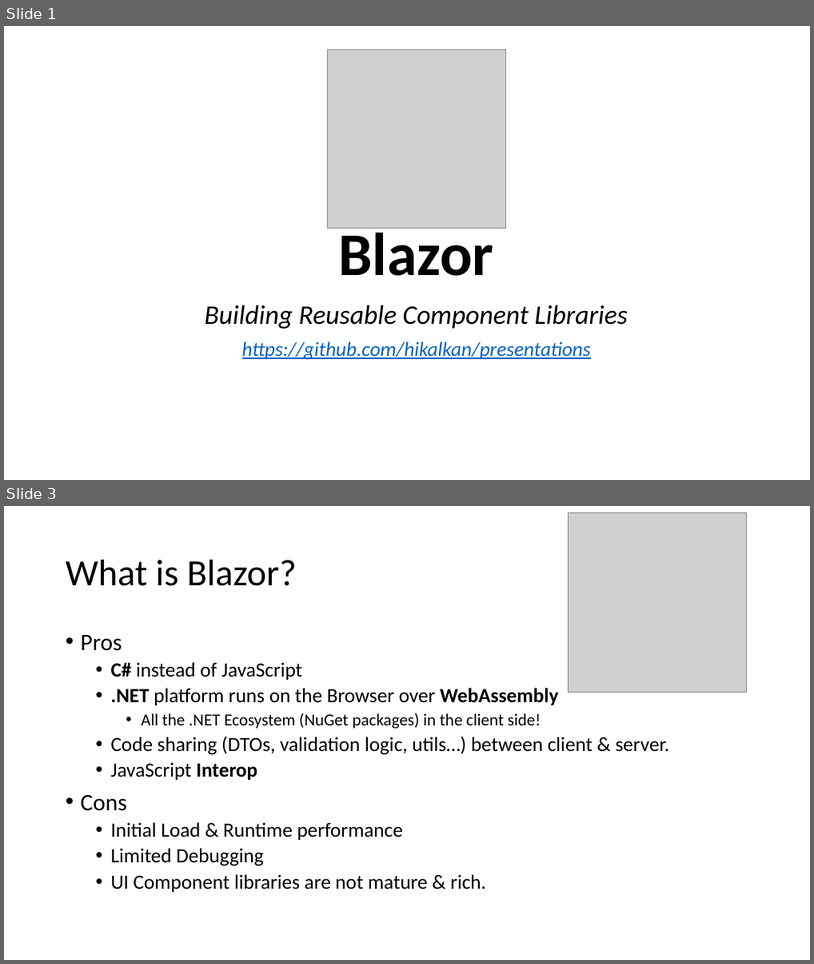
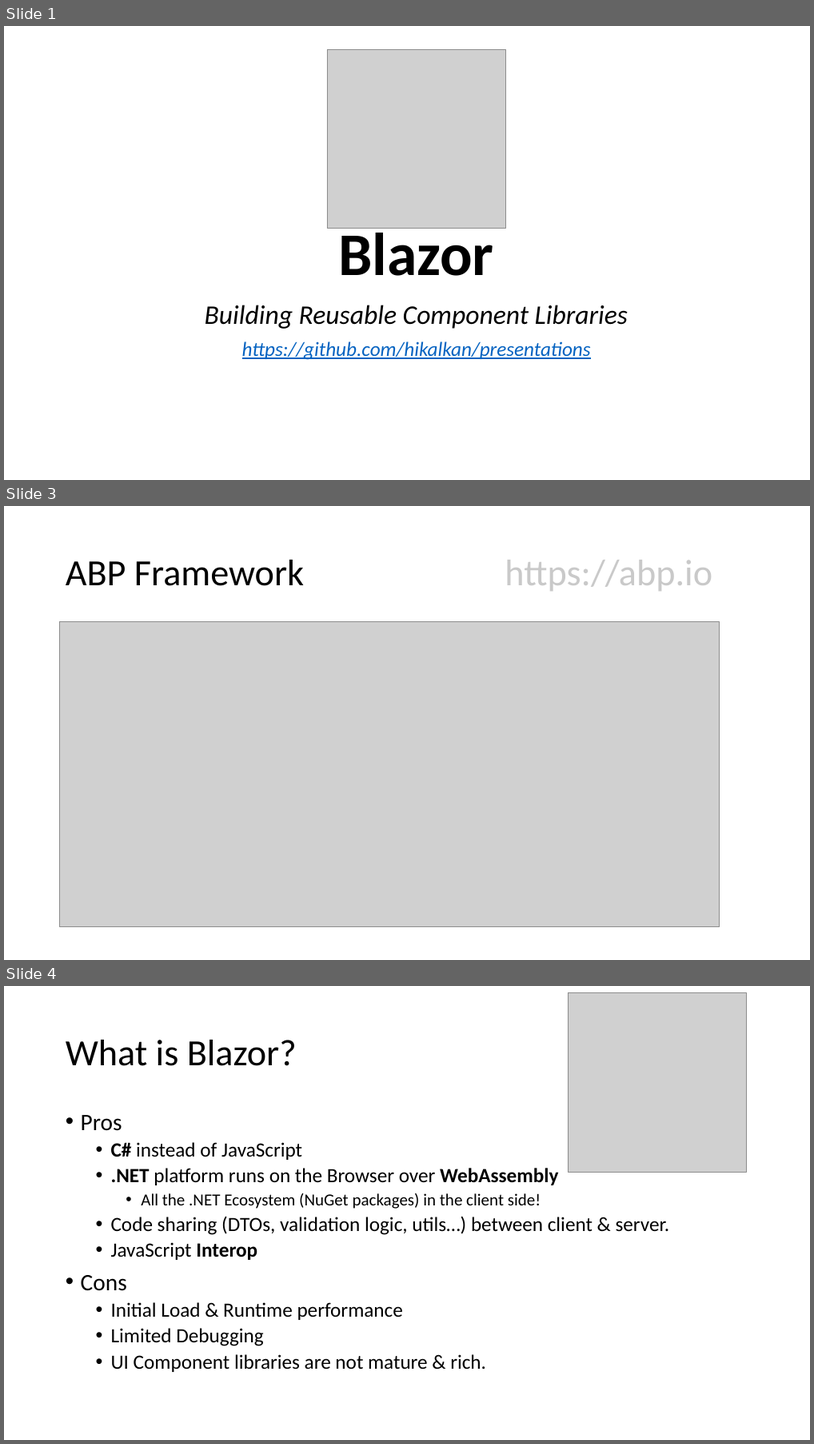
Before and after one commit to hikalkan/presentations, a slide deck: 2021-02-21 DotnetKonf/Presentation.pptx. Shown one above the other, each under a label of ours: slides 1 and 3 before the commit, slides 1, 3 and 4 after it; the slides between them are not shown. The pictures are 814x964 and 814x1444 pixels, drawn with LibreOffice and Linux fonts; fonts in the diff are those of the drawing; grey boxes stand for pictures. Boxes give left, top, right and bottom in pixels: in the first picture for what was removed or moved away, otherwise in the second. Text is boxed around its words. In the diff, an @@ line names an element or a change of style, - is before the commit and + after.

```diff
--- a/2021-02-21 DotnetKonf/Presentation.pptx
+++ b/2021-02-21 DotnetKonf/Presentation.pptx
@@ slide 3 added at (4,506,810,960), background #FFFFFF @@
@@ title added at (66,560,713,591), 44 pt, text #C9C9C9 @@
+ABP Framework https://abp.io
@@ picture added at (60,621,720,927) @@
@@ what was slide 3 is now slide 4 @@
```
Also in this commit, not shown: 1 slide changed, 3 other slides added.
